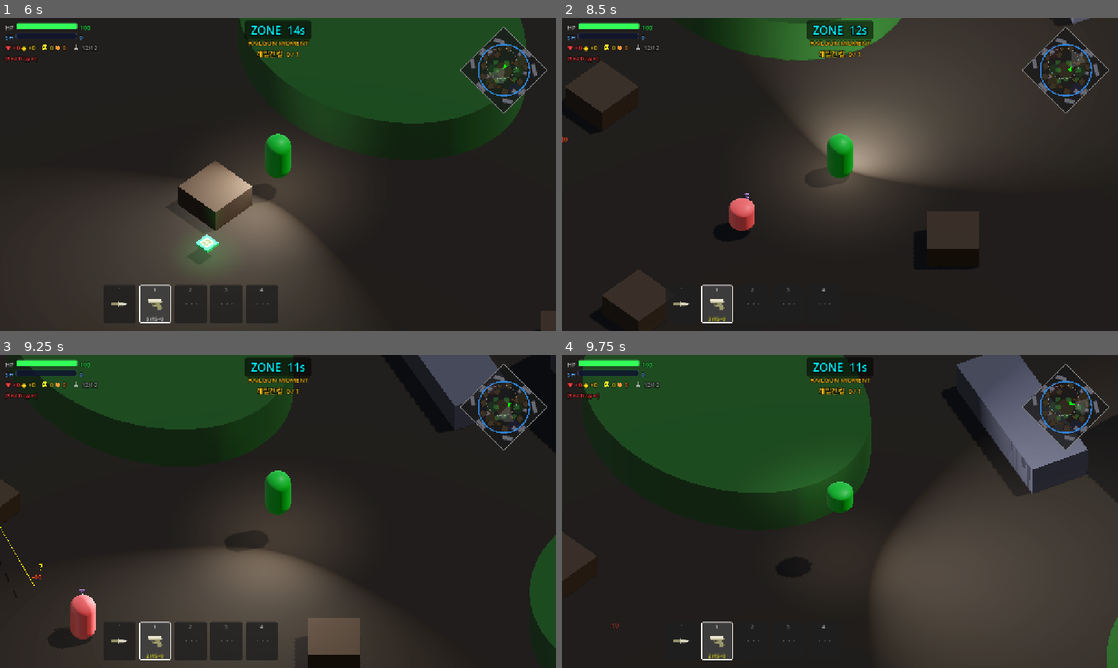
Above: before the commit, frames 1-4 (two rows, left to right).
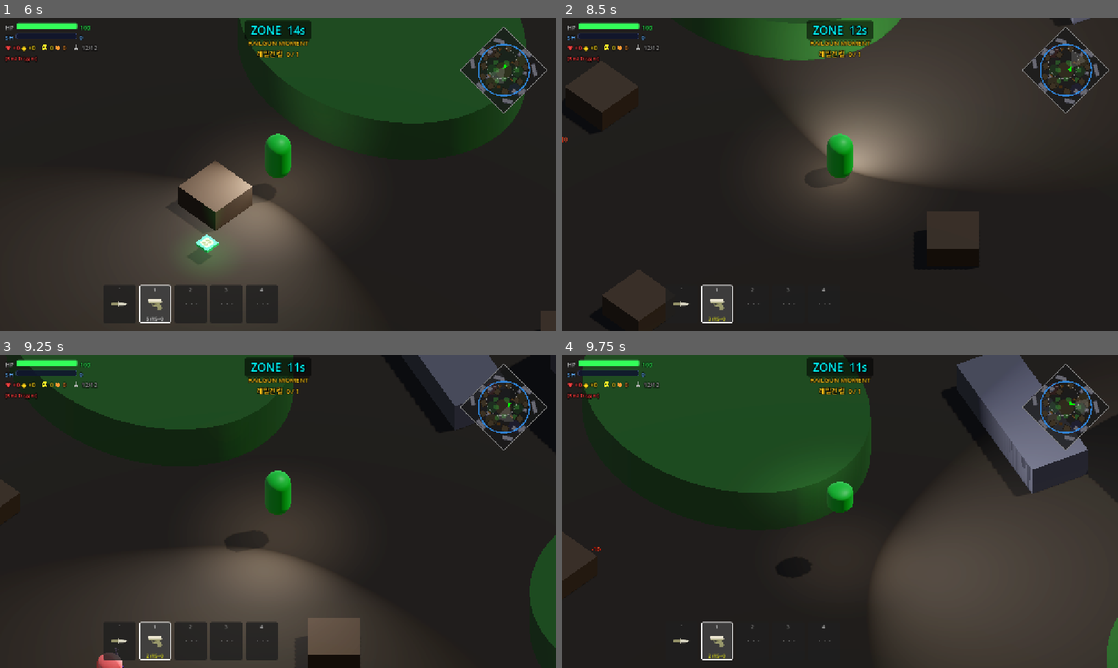
Above: after the commit, the same moments.

Repository: Kyulhee/battle-capsule
Game: Godot game, scene res://src/Main.tscn
Same seed, same stepped clock (60 frames per second), same inputs: the game is played once before the commit and once after it.
Inputs (mouse positions are in pixels of both pictures, inside the frame that each line leads up to):
- Up to frame 1 (6 s): click "START MATCH" at 0.5 s; click "START MATCH" at 1.25 s; click "쉬움" at 2 s; click "보통" at 2.75 s; click "어려움" at 3.5 s; click "지옥" at 4.25 s; click "RECORDS" at 5 s; click "선택" at 5.75 s
- Up to frame 2 (8.5 s): tap Enter at 6.5 s; move the mouse to (962, 158) at 6.52 s; hold D (ui_right) 6.53-7.28 s; tap Q (heal) at 6.6, 7.55, 8.1 s; click (962, 158) at 6.67 s; tap Space at 6.77, 7.52 s; move the mouse to (728, 190) at 7.27 s; hold S (ui_down) 7.28-8.03 s; click (728, 190) at 7.35 s; move the mouse to (895, 105) at 8.02 s; hold D (ui_right) from 8.03 s (still down)
- Up to frame 3 (9.25 s): move the mouse to (250, 574) at 8.77 s; release D (ui_right) at 8.78 s; hold W (ui_up) from 8.78 s (still down); tap F (interact) at 8.85 s; click (250, 574) at 8.92 s; tap Space at 9.02 s; tap Q (heal) at 9.05 s
- Up to frame 4 (9.75 s): move the mouse to (1006, 558) at 9.52 s; release W (ui_up) at 9.53 s; hold A (ui_left) from 9.53 s (still down); tap C at 9.6 s

Frame 1 is identical in both runs. In frame 2, 0.4% of the frame differs, in the area x 30-35%, y 56-68%; in frame 3, 0.8%, in the area x 0-23%, y 54-100%; in frame 4, less than 0.1%.

Commit message:
refactor: move mission descriptors to catalog

Diff:
--- a/src/core/MissionTracker.gd
+++ b/src/core/MissionTracker.gd
@@ -2,6 +2,7 @@
 class_name MissionTracker
 
 const MissionData = preload("res://src/core/MissionData.gd")
+const MissionCatalogScript = preload("res://src/systems/mission/MissionCatalog.gd")
 const PressureEffectCatalogScript = preload("res://src/core/PressureEffectCatalog.gd")
 const ACHIEVEMENTS_PATH = "user://achievements.json"
 
@@ -32,139 +33,25 @@
 }
 
 # 압박 미션 리워드/패널티 타입과 표시 문구는 PressureEffectCatalog.gd가 소유한다.
-
-# ── HARD_POOL 정의 ─────────────────────────────────────────────────────────
+# 미션/압박 디스크립터 목록은 MissionCatalog.gd가 소유한다.
+
+static func _pressure_condition_ids() -> Dictionary:
+	return {
+		"KILL": PressureCondition.KILL,
+		"NO_DAMAGE": PressureCondition.NO_DAMAGE,
+		"NO_HEAL": PressureCondition.NO_HEAL,
+		"ZONE_OUTSIDE_SEC": PressureCondition.ZONE_OUTSIDE_SEC,
+		"KILL_MELEE": PressureCondition.KILL_MELEE,
+		"SURVIVE_DETECTED_SEC": PressureCondition.SURVIVE_DETECTED_SEC,
+		"KILL_WHILE_ZONE_OUTSIDE": PressureCondition.KILL_WHILE_ZONE_OUTSIDE,
+		"KILL_LOW_HP": PressureCondition.KILL_LOW_HP,
+	}
+
 static func get_hard_pool() -> Array:
-	return [
-		{
-			"id": "h_kill", "title": "계약 킬", "description": "킬 1 달성",
-			"conditions": [{"type": PressureCondition.KILL, "target": 1}],
-			"reward":  [{"type": PressureEffectCatalogScript.AMMO_REFILL}],
-			"penalty": [{"type": PressureEffectCatalogScript.AMMO_CLEAR}],
-		},
-		{
-			"id": "h_no_heal", "title": "금욕", "description": "힐 사용 금지",
-			"conditions": [{"type": PressureCondition.NO_HEAL, "target": 0}],
-			"reward":  [{"type": PressureEffectCatalogScript.SHIELD_ADD, "amount": 50.0}],
-			"penalty": [{"type": PressureEffectCatalogScript.HEAL_PICKUP_BAN}],
-			"instant_fail_on_violation": true,
-		},
-		{
-			"id": "h_zone_dare", "title": "존 도전자", "description": "자기장 밖 5초 이상 체류",
-			"conditions": [{"type": PressureCondition.ZONE_OUTSIDE_SEC, "target": 5}],
-			"reward":  [{"type": PressureEffectCatalogScript.HP_RESTORE, "amount": 40.0}],
-			"penalty": [{"type": PressureEffectCatalogScript.HP_DAMAGE, "amount": 40.0}],
-		},
-		{
-			"id": "h_no_dmg", "title": "무결", "description": "피해 받지 않기",
-			"conditions": [{"type": PressureCondition.NO_DAMAGE, "target": 0}],
-			"reward":  [{"type": PressureEffectCatalogScript.SHIELD_ADD, "amount": 50.0}],
-			"penalty": [{"type": PressureEffectCatalogScript.HP_DAMAGE, "amount": 30.0}],
-		},
-		{
-			"id": "h_stealth_kill", "title": "은신 사냥", "description": "미탐지 상태로 킬 1",
-			"conditions": [{"type": PressureCondition.KILL, "target": 1, "modifier": "undetected"}],
-			"reward":  [{"type": PressureEffectCatalogScript.AMMO_REFILL}],
-			"penalty": [{"type": PressureEffectCatalogScript.ALL_BOTS_DETECT}],
-		},
-		{
-			"id": "h_melee_kill", "title": "칼잡이", "description": "칼로 킬 1",
-			"conditions": [{"type": PressureCondition.KILL_MELEE, "target": 1}],
-			"reward":  [{"type": PressureEffectCatalogScript.AMMO_REFILL}],
-			"penalty": [{"type": PressureEffectCatalogScript.AMMO_ACTIVE_CLEAR}],
-		},
-		{
-			"id": "h_target_practice", "title": "표적 생존", "description": "봇 2마리+ 감지 상태에서 10초 생존",
-			"conditions": [{"type": PressureCondition.SURVIVE_DETECTED_SEC, "target": 10}],
-			"reward":  [{"type": PressureEffectCatalogScript.HEAL_ADD, "count": 1}, {"type": PressureEffectCatalogScript.SHIELD_ADD, "amount": 30.0}],
-			"penalty": [{"type": PressureEffectCatalogScript.HP_DAMAGE, "amount": 20.0}],
-		},
-		{
-			"id": "h_zone_kill", "title": "경계선", "description": "자기장 밖에서 킬 1",
-			"conditions": [{"type": PressureCondition.KILL_WHILE_ZONE_OUTSIDE, "target": 1}],
-			"reward":  [{"type": PressureEffectCatalogScript.HP_RESTORE, "full": true}],
-			"penalty": [{"type": PressureEffectCatalogScript.HP_DAMAGE, "amount": 40.0}],
-		},
-	]
-
-# ── HELL_POOL 정의 ─────────────────────────────────────────────────────────
+	return MissionCatalogScript.pressure_hard_pool(_pressure_condition_ids())
+
 static func get_hell_pool() -> Array:
-	return [
-		# Hell-A: 조건 강화
-		{
-			"id": "ha_kill2", "title": "이중 계약", "description": "킬 2 달성",
-			"conditions": [{"type": PressureCondition.KILL, "target": 2}],
-			"reward":  [{"type": PressureEffectCatalogScript.RAILGUN_UNLIMITED, "stages": 1}],
-			"penalty": [{"type": PressureEffectCatalogScript.AMMO_CLEAR}, {"type": PressureEffectCatalogScript.HP_DAMAGE, "amount": 20.0}],
-		},
-		{
-			"id": "ha_no_heal_nodmg", "title": "완벽한 금욕", "description": "힐 금지 + 피해 0",
-			"conditions": [
-				{"type": PressureCondition.NO_HEAL, "target": 0},
-				{"type": PressureCondition.NO_DAMAGE, "target": 0},
-			],
-			"reward":  [{"type": PressureEffectCatalogScript.HP_RESTORE, "full": true}],
-			"penalty": [{"type": PressureEffectCatalogScript.HP_DAMAGE, "amount": 50.0}],
-			"instant_fail_on_violation": true,
-		},
-		{
-			"id": "ha_zone_dare_long", "title": "지옥 존", "description": "자기장 밖 10초 + 킬 1",
-			"conditions": [
-				{"type": PressureCondition.ZONE_OUTSIDE_SEC, "target": 10},
-				{"type": PressureCondition.KILL, "target": 1},
-			],
-			"reward":  [{"type": PressureEffectCatalogScript.HP_RESTORE, "full": true}, {"type": PressureEffectCatalogScript.SHIELD_ADD, "amount": 50.0}],
-			"penalty": [{"type": PressureEffectCatalogScript.HP_DAMAGE, "amount": 50.0}],
-		},
-		# Hell-B: 콤보 조건
-		{
-			"id": "hb_stealth_clean", "title": "완벽한 암살", "description": "미탐지 킬 1 + 피해 0",
-			"conditions": [
-				{"type": PressureCondition.KILL, "target": 1, "modifier": "undetected"},
-				{"type": PressureCondition.NO_DAMAGE, "target": 0},
-			],
-			"reward":  [{"type": PressureEffectCatalogScript.RAILGUN_UNLIMITED, "stages": 1}, {"type": PressureEffectCatalogScript.HEAL_ADD, "count": 2}],
-			"penalty": [{"type": PressureEffectCatalogScript.ALL_BOTS_DETECT}, {"type": PressureEffectCatalogScript.HP_DAMAGE, "amount": 30.0}],
-		},
-		{
-			"id": "hb_no_heal_2kill", "title": "금욕 학살", "description": "힐 금지 + 킬 2",
-			"conditions": [
-				{"type": PressureCondition.NO_HEAL, "target": 0},
-				{"type": PressureCondition.KILL, "target": 2},
-			],
-			"reward":  [{"type": PressureEffectCatalogScript.RAILGUN_UNLIMITED, "stages": 1}, {"type": PressureEffectCatalogScript.HEAL_ADD, "count": 3}],
-			"penalty": [{"type": PressureEffectCatalogScript.HEAL_CLEAR}, {"type": PressureEffectCatalogScript.HP_DAMAGE, "amount": 30.0}],
-			"instant_fail_on_violation": true,
-		},
-		{
-			"id": "hb_melee_nodmg", "title": "무적 칼잡이", "description": "칼 킬 1 + 피해 0",
-			"conditions": [
-				{"type": PressureCondition.KILL_MELEE, "target": 1},
-				{"type": PressureCondition.NO_DAMAGE, "target": 0},
-			],
-			"reward":  [{"type": PressureEffectCatalogScript.HP_RESTORE, "full": true}, {"type": PressureEffectCatalogScript.SHIELD_ADD, "amount": 50.0}],
-			"penalty": [{"type": PressureEffectCatalogScript.HP_DAMAGE, "amount": 40.0}],
-		},
-		# Hell-C: 특수 조건
-		{
-			"id": "hc_blood_pact", "title": "피의 계약", "description": "HP 30% 이하에서 킬 1",
-			"conditions": [{"type": PressureCondition.KILL_LOW_HP, "target": 1}],
-			"reward":  [{"type": PressureEffectCatalogScript.RAILGUN_UNLIMITED, "stages": 1}, {"type": PressureEffectCatalogScript.HP_RESTORE, "full": true}],
-			"penalty": [{"type": PressureEffectCatalogScript.HP_DAMAGE, "fraction": 0.5}],
-		},
-		{
-			"id": "hc_berserker", "title": "광전사", "description": "봇 3마리+ 감지 상태에서 킬 1",
-			"conditions": [{"type": PressureCondition.KILL, "target": 1, "modifier": "heavily_detected"}],
-			"reward":  [{"type": PressureEffectCatalogScript.RAILGUN_UNLIMITED, "stages": 1}, {"type": PressureEffectCatalogScript.HP_RESTORE, "full": true}],
-			"penalty": [{"type": PressureEffectCatalogScript.HP_DAMAGE, "amount": 50.0}],
-		},
-		{
-			"id": "hc_zone_massacre", "title": "존 바깥의 학살", "description": "자기장 밖에서 킬 2",
-			"conditions": [{"type": PressureCondition.KILL_WHILE_ZONE_OUTSIDE, "target": 2}],
-			"reward":  [{"type": PressureEffectCatalogScript.HP_RESTORE, "full": true}, {"type": PressureEffectCatalogScript.SHIELD_ADD, "amount": 50.0}, {"type": PressureEffectCatalogScript.HEAL_ADD, "count": 1}],
-			"penalty": [{"type": PressureEffectCatalogScript.HP_DAMAGE, "amount": 50.0}],
-		},
-	]
+	return MissionCatalogScript.pressure_hell_pool(_pressure_condition_ids())
 
 # ── 압박 미션 필터링 ────────────────────────────────────────────────────────
 static func filter_feasible(pool: Array, zone_stage: int, bot_alive: int) -> Array:
@@ -553,116 +440,6 @@
 	f.close()
 	return result if result is Dictionary else {}
 
-# ── 보너스 미션 목록 (기존 유지) ─────────────────────────────────────────
+# ── 보너스 미션 목록 ─────────────────────────────────────────────────────
 static func get_all_missions() -> Array:
-	var list: Array = []
-	var m: MissionData
-
-	m = MissionData.new()
-	m.id = "first_blood"; m.title = "FIRST BLOOD"
-	m.description = "이번 매치에서 1킬 이상 달성"
-	m.condition_type = MissionData.ConditionType.FIRST_KILL
-	m.target_value = 1; m.badge_label = "첫 피"; m.badge_color = Color(0.85, 0.15, 0.15)
-	list.append(m)
-
-	m = MissionData.new()
-	m.id = "clean_win"; m.title = "CLEAN WIN"
-	m.description = "HP 50% 이상으로 1등"
-	m.condition_type = MissionData.ConditionType.WIN_HIGH_HP
-	m.target_value = 50; m.badge_label = "무결"; m.badge_color = Color(0.2, 0.9, 0.3)
-	list.append(m)
-
-	m = MissionData.new()
-	m.id = "medic_run"; m.title = "MEDIC RUN"
-	m.description = "구급상자(◆) 3회 이상 사용 후 1등"
-	m.condition_type = MissionData.ConditionType.WIN_WITH_HEALS
-	m.target_value = 3; m.badge_label = "메딕"; m.badge_color = Color(0.9, 0.9, 0.2)
-	list.append(m)
-
-	m = MissionData.new()
-	m.id = "scavenger"; m.title = "SCAVENGER"
-	m.description = "피스톨·AR·샷건·레일건으로 각각 1킬 이상 달성"
-	m.condition_type = MissionData.ConditionType.KILL_WITH_ALL_WEAPONS
-	m.score_bonus = 1000; m.badge_label = "약탈자"; m.badge_color = Color(0.7, 0.5, 0.2)
-	list.append(m)
-
-	m = MissionData.new()
-	m.id = "survivor"; m.title = "SURVIVOR"
-	m.description = "킬 없이 90초 이상 생존"
-	m.condition_type = MissionData.ConditionType.SURVIVE_NO_KILLS
-	m.target_value = 90; m.badge_label = "생존자"; m.badge_color = Color(0.3, 0.7, 0.9)
-	list.append(m)
-
-	m = MissionData.new()
-	m.id = "pistol_only"; m.title = "PISTOL ONLY"
-	m.description = "권총만 사용해서 1등"
-	m.condition_type = MissionData.ConditionType.WIN_PISTOL_ONLY
-	m.target_value = 1; m.badge_label = "권총왕"; m.badge_color = Color(0.6, 0.6, 0.9)
-	list.append(m)
-
-	m = MissionData.new()
-	m.id = "knife_finish"; m.title = "KNIFE FINISH"
-	m.description = "마지막 킬을 칼로 끝내고 1등"
-	m.condition_type = MissionData.ConditionType.KILL_LAST_WITH_MELEE
-	m.target_value = 1; m.badge_label = "칼잡이"; m.badge_color = Color(0.8, 0.3, 0.5)
-	list.append(m)
-
-	m = MissionData.new()
-	m.id = "shotgun_rush"; m.title = "SHOTGUN RUSH"
-	m.description = "샷건으로 3킬 이상"
-	m.condition_type = MissionData.ConditionType.KILLS_WITH_WEAPON
-	m.target_value = 3; m.weapon_filter = "shotgun"
-	m.badge_label = "산탄"; m.badge_color = Color(0.9, 0.5, 0.1)
-	list.append(m)
-
-	m = MissionData.new()
-	m.id = "railgun_moment"; m.title = "RAILGUN MOMENT"
-	m.description = "레일건으로 1킬 이상"
-	m.condition_type = MissionData.ConditionType.KILLS_WITH_WEAPON
-	m.target_value = 1; m.weapon_filter = "railgun"
-	m.badge_label = "레일"; m.badge_color = Color(0.2, 0.8, 0.9)
-	list.append(m)
-
-	m = MissionData.new()
-	m.id = "bush_hunter"; m.title = "BUSH HUNTER"
-	m.description = "수풀 안/근처에서 2킬 이상"
-	m.condition_type = MissionData.ConditionType.KILL_IN_BUSH
-	m.target_value = 2; m.badge_label = "덤불"; m.badge_color = Color(0.2, 0.6, 0.2)
-	list.append(m)
-
-	m = MissionData.new()
-	m.id = "zone_walker"; m.title = "ZONE WALKER"
-	m.description = "자기장 밖에서 10초 이상 버티고 1등"
-	m.condition_type = MissionData.ConditionType.WIN_AFTER_ZONE_OUTSIDE
-	m.target_value = 10; m.badge_label = "존워커"; m.badge_color = Color(0.8, 0.2, 0.9)
-	list.append(m)
-
-	m = MissionData.new()
-	m.id = "supply_thief"; m.title = "SUPPLY THIEF"
-	m.description = "보급 캡슐 근처(12m)에서 1킬 이상"
-	m.condition_type = MissionData.ConditionType.KILL_NEAR_SUPPLY
-	m.target_value = 1; m.badge_label = "약탈"; m.badge_color = Color(0.9, 0.8, 0.1)
-	list.append(m)
-
-	m = MissionData.new()
-	m.id = "ambush"; m.title = "AMBUSH"
-	m.description = "봇이 인식하기 전(awareness < 1.0)에 1킬 이상"
-	m.condition_type = MissionData.ConditionType.KILL_UNDETECTED
-	m.target_value = 1; m.badge_label = "매복"; m.badge_color = Color(0.15, 0.15, 0.7)
-	list.append(m)
-
-	m = MissionData.new()
-	m.id = "outnumbered"; m.title = "OUTNUMBERED"
-	m.description = "봇 2명 이상 감지 상태에서 1킬 이상"
-	m.condition_type = MissionData.ConditionType.KILL_WHILE_DETECTED
-	m.target_value = 1; m.badge_label = "다굴"; m.badge_color = Color(0.9, 0.3, 0.2)
-	list.append(m)
-
-	m = MissionData.new()
-	m.id = "one_slot_run"; m.title = "ONE SLOT RUN"
-	m.description = "총기 슬롯 1개 이하만 사용하고 1등"
-	m.condition_type = MissionData.ConditionType.WIN_ONE_SLOT
-	m.score_bonus = 800; m.badge_label = "미니멀"; m.badge_color = Color(0.85, 0.85, 0.85)
-	list.append(m)
-
-	return list
+	return MissionCatalogScript.bonus_missions()
--- /dev/null
+++ b/src/systems/mission/MissionCatalog.gd
@@ -0,0 +1,249 @@
+extends RefCounted
+class_name MissionCatalog
+
+const MissionDataScript = preload("res://src/core/MissionData.gd")
+const PressureEffectCatalogScript = preload("res://src/core/PressureEffectCatalog.gd")
+
+
+static func pressure_hard_pool(condition: Dictionary) -> Array:
+	return [
+		{
+			"id": "h_kill", "title": "계약 킬", "description": "킬 1 달성",
+			"conditions": [{"type": condition["KILL"], "target": 1}],
+			"reward":  [{"type": PressureEffectCatalogScript.AMMO_REFILL}],
+			"penalty": [{"type": PressureEffectCatalogScript.AMMO_CLEAR}],
+		},
+		{
+			"id": "h_no_heal", "title": "금욕", "description": "힐 사용 금지",
+			"conditions": [{"type": condition["NO_HEAL"], "target": 0}],
+			"reward":  [{"type": PressureEffectCatalogScript.SHIELD_ADD, "amount": 50.0}],
+			"penalty": [{"type": PressureEffectCatalogScript.HEAL_PICKUP_BAN}],
+			"instant_fail_on_violation": true,
+		},
+		{
+			"id": "h_zone_dare", "title": "존 도전자", "description": "자기장 밖 5초 이상 체류",
+			"conditions": [{"type": condition["ZONE_OUTSIDE_SEC"], "target": 5}],
+			"reward":  [{"type": PressureEffectCatalogScript.HP_RESTORE, "amount": 40.0}],
+			"penalty": [{"type": PressureEffectCatalogScript.HP_DAMAGE, "amount": 40.0}],
+		},
+		{
+			"id": "h_no_dmg", "title": "무결", "description": "피해 받지 않기",
+			"conditions": [{"type": condition["NO_DAMAGE"], "target": 0}],
+			"reward":  [{"type": PressureEffectCatalogScript.SHIELD_ADD, "amount": 50.0}],
+			"penalty": [{"type": PressureEffectCatalogScript.HP_DAMAGE, "amount": 30.0}],
+		},
+		{
+			"id": "h_stealth_kill", "title": "은신 사냥", "description": "미탐지 상태로 킬 1",
+			"conditions": [{"type": condition["KILL"], "target": 1, "modifier": "undetected"}],
+			"reward":  [{"type": PressureEffectCatalogScript.AMMO_REFILL}],
+			"penalty": [{"type": PressureEffectCatalogScript.ALL_BOTS_DETECT}],
+		},
+		{
+			"id": "h_melee_kill", "title": "칼잡이", "description": "칼로 킬 1",
+			"conditions": [{"type": condition["KILL_MELEE"], "target": 1}],
+			"reward":  [{"type": PressureEffectCatalogScript.AMMO_REFILL}],
+			"penalty": [{"type": PressureEffectCatalogScript.AMMO_ACTIVE_CLEAR}],
+		},
+		{
+			"id": "h_target_practice", "title": "표적 생존", "description": "봇 2마리+ 감지 상태에서 10초 생존",
+			"conditions": [{"type": condition["SURVIVE_DETECTED_SEC"], "target": 10}],
+			"reward":  [{"type": PressureEffectCatalogScript.HEAL_ADD, "count": 1}, {"type": PressureEffectCatalogScript.SHIELD_ADD, "amount": 30.0}],
+			"penalty": [{"type": PressureEffectCatalogScript.HP_DAMAGE, "amount": 20.0}],
+		},
+		{
+			"id": "h_zone_kill", "title": "경계선", "description": "자기장 밖에서 킬 1",
+			"conditions": [{"type": condition["KILL_WHILE_ZONE_OUTSIDE"], "target": 1}],
+			"reward":  [{"type": PressureEffectCatalogScript.HP_RESTORE, "full": true}],
+			"penalty": [{"type": PressureEffectCatalogScript.HP_DAMAGE, "amount": 40.0}],
+		},
+	]
+
+
+static func pressure_hell_pool(condition: Dictionary) -> Array:
+	return [
+		{
+			"id": "ha_kill2", "title": "이중 계약", "description": "킬 2 달성",
+			"conditions": [{"type": condition["KILL"], "target": 2}],
+			"reward":  [{"type": PressureEffectCatalogScript.RAILGUN_UNLIMITED, "stages": 1}],
+			"penalty": [{"type": PressureEffectCatalogScript.AMMO_CLEAR}, {"type": PressureEffectCatalogScript.HP_DAMAGE, "amount": 20.0}],
+		},
+		{
+			"id": "ha_no_heal_nodmg", "title": "완벽한 금욕", "description": "힐 금지 + 피해 0",
+			"conditions": [
+				{"type": condition["NO_HEAL"], "target": 0},
+				{"type": condition["NO_DAMAGE"], "target": 0},
+			],
+			"reward":  [{"type": PressureEffectCatalogScript.HP_RESTORE, "full": true}],
+			"penalty": [{"type": PressureEffectCatalogScript.HP_DAMAGE, "amount": 50.0}],
+			"instant_fail_on_violation": true,
+		},
+		{
+			"id": "ha_zone_dare_long", "title": "지옥 존", "description": "자기장 밖 10초 + 킬 1",
+			"conditions": [
+				{"type": condition["ZONE_OUTSIDE_SEC"], "target": 10},
+				{"type": condition["KILL"], "target": 1},
+			],
+			"reward":  [{"type": PressureEffectCatalogScript.HP_RESTORE, "full": true}, {"type": PressureEffectCatalogScript.SHIELD_ADD, "amount": 50.0}],
+			"penalty": [{"type": PressureEffectCatalogScript.HP_DAMAGE, "amount": 50.0}],
+		},
+		{
+			"id": "hb_stealth_clean", "title": "완벽한 암살", "description": "미탐지 킬 1 + 피해 0",
+			"conditions": [
+				{"type": condition["KILL"], "target": 1, "modifier": "undetected"},
+				{"type": condition["NO_DAMAGE"], "target": 0},
+			],
+			"reward":  [{"type": PressureEffectCatalogScript.RAILGUN_UNLIMITED, "stages": 1}, {"type": PressureEffectCatalogScript.HEAL_ADD, "count": 2}],
+			"penalty": [{"type": PressureEffectCatalogScript.ALL_BOTS_DETECT}, {"type": PressureEffectCatalogScript.HP_DAMAGE, "amount": 30.0}],
+		},
+		{
+			"id": "hb_no_heal_2kill", "title": "금욕 학살", "description": "힐 금지 + 킬 2",
+			"conditions": [
+				{"type": condition["NO_HEAL"], "target": 0},
+				{"type": condition["KILL"], "target": 2},
+			],
+			"reward":  [{"type": PressureEffectCatalogScript.RAILGUN_UNLIMITED, "stages": 1}, {"type": PressureEffectCatalogScript.HEAL_ADD, "count": 3}],
+			"penalty": [{"type": PressureEffectCatalogScript.HEAL_CLEAR}, {"type": PressureEffectCatalogScript.HP_DAMAGE, "amount": 30.0}],
+			"instant_fail_on_violation": true,
+		},
+		{
+			"id": "hb_melee_nodmg", "title": "무적 칼잡이", "description": "칼 킬 1 + 피해 0",
+			"conditions": [
+				{"type": condition["KILL_MELEE"], "target": 1},
+				{"type": condition["NO_DAMAGE"], "target": 0},
+			],
+			"reward":  [{"type": PressureEffectCatalogScript.HP_RESTORE, "full": true}, {"type": PressureEffectCatalogScript.SHIELD_ADD, "amount": 50.0}],
+			"penalty": [{"type": PressureEffectCatalogScript.HP_DAMAGE, "amount": 40.0}],
+		},
+		{
+			"id": "hc_blood_pact", "title": "피의 계약", "description": "HP 30% 이하에서 킬 1",
+			"conditions": [{"type": condition["KILL_LOW_HP"], "target": 1}],
+			"reward":  [{"type": PressureEffectCatalogScript.RAILGUN_UNLIMITED, "stages": 1}, {"type": PressureEffectCatalogScript.HP_RESTORE, "full": true}],
+			"penalty": [{"type": PressureEffectCatalogScript.HP_DAMAGE, "fraction": 0.5}],
+		},
+		{
+			"id": "hc_berserker", "title": "광전사", "description": "봇 3마리+ 감지 상태에서 킬 1",
+			"conditions": [{"type": condition["KILL"], "target": 1, "modifier": "heavily_detected"}],
+			"reward":  [{"type": PressureEffectCatalogScript.RAILGUN_UNLIMITED, "stages": 1}, {"type": PressureEffectCatalogScript.HP_RESTORE, "full": true}],
+			"penalty": [{"type": PressureEffectCatalogScript.HP_DAMAGE, "amount": 50.0}],
+		},
+		{
+			"id": "hc_zone_massacre", "title": "존 바깥의 학살", "description": "자기장 밖에서 킬 2",
+			"conditions": [{"type": condition["KILL_WHILE_ZONE_OUTSIDE"], "target": 2}],
+			"reward":  [{"type": PressureEffectCatalogScript.HP_RESTORE, "full": true}, {"type": PressureEffectCatalogScript.SHIELD_ADD, "amount": 50.0}, {"type": PressureEffectCatalogScript.HEAL_ADD, "count": 1}],
+			"penalty": [{"type": PressureEffectCatalogScript.HP_DAMAGE, "amount": 50.0}],
+		},
+	]
+
+
+static func bonus_missions() -> Array:
+	var list: Array = []
+	var m
+
+	m = MissionDataScript.new()
+	m.id = "first_blood"; m.title = "FIRST BLOOD"
+	m.description = "이번 매치에서 1킬 이상 달성"
+	m.condition_type = MissionDataScript.ConditionType.FIRST_KILL
+	m.target_value = 1; m.badge_label = "첫 피"; m.badge_color = Color(0.85, 0.15, 0.15)
+	list.append(m)
+
+	m = MissionDataScript.new()
+	m.id = "clean_win"; m.title = "CLEAN WIN"
+	m.description = "HP 50% 이상으로 1등"
+	m.condition_type = MissionDataScript.ConditionType.WIN_HIGH_HP
+	m.target_value = 50; m.badge_label = "무결"; m.badge_color = Color(0.2, 0.9, 0.3)
+	list.append(m)
+
+	m = MissionDataScript.new()
+	m.id = "medic_run"; m.title = "MEDIC RUN"
+	m.description = "구급상자(◆) 3회 이상 사용 후 1등"
+	m.condition_type = MissionDataScript.ConditionType.WIN_WITH_HEALS
+	m.target_value = 3; m.badge_label = "메딕"; m.badge_color = Color(0.9, 0.9, 0.2)
+	list.append(m)
+
+	m = MissionDataScript.new()
+	m.id = "scavenger"; m.title = "SCAVENGER"
+	m.description = "피스톨·AR·샷건·레일건으로 각각 1킬 이상 달성"
+	m.condition_type = MissionDataScript.ConditionType.KILL_WITH_ALL_WEAPONS
+	m.score_bonus = 1000; m.badge_label = "약탈자"; m.badge_color = Color(0.7, 0.5, 0.2)
+	list.append(m)
+
+	m = MissionDataScript.new()
+	m.id = "survivor"; m.title = "SURVIVOR"
+	m.description = "킬 없이 90초 이상 생존"
+	m.condition_type = MissionDataScript.ConditionType.SURVIVE_NO_KILLS
+	m.target_value = 90; m.badge_label = "생존자"; m.badge_color = Color(0.3, 0.7, 0.9)
+	list.append(m)
+
+	m = MissionDataScript.new()
+	m.id = "pistol_only"; m.title = "PISTOL ONLY"
+	m.description = "권총만 사용해서 1등"
+	m.condition_type = MissionDataScript.ConditionType.WIN_PISTOL_ONLY
+	m.target_value = 1; m.badge_label = "권총왕"; m.badge_color = Color(0.6, 0.6, 0.9)
+	list.append(m)
+
+	m = MissionDataScript.new()
+	m.id = "knife_finish"; m.title = "KNIFE FINISH"
+	m.description = "마지막 킬을 칼로 끝내고 1등"
+	m.condition_type = MissionDataScript.ConditionType.KILL_LAST_WITH_MELEE
+	m.target_value = 1; m.badge_label = "칼잡이"; m.badge_color = Color(0.8, 0.3, 0.5)
+	list.append(m)
+
+	m = MissionDataScript.new()
+	m.id = "shotgun_rush"; m.title = "SHOTGUN RUSH"
+	m.description = "샷건으로 3킬 이상"
+	m.condition_type = MissionDataScript.ConditionType.KILLS_WITH_WEAPON
+	m.target_value = 3; m.weapon_filter = "shotgun"
+	m.badge_label = "산탄"; m.badge_color = Color(0.9, 0.5, 0.1)
+	list.append(m)
+
+	m = MissionDataScript.new()
+	m.id = "railgun_moment"; m.title = "RAILGUN MOMENT"
+	m.description = "레일건으로 1킬 이상"
+	m.condition_type = MissionDataScript.ConditionType.KILLS_WITH_WEAPON
+	m.target_value = 1; m.weapon_filter = "railgun"
+	m.badge_label = "레일"; m.badge_color = Color(0.2, 0.8, 0.9)
+	list.append(m)
+
+	m = MissionDataScript.new()
+	m.id = "bush_hunter"; m.title = "BUSH HUNTER"
+	m.description = "수풀 안/근처에서 2킬 이상"
+	m.condition_type = MissionDataScript.ConditionType.KILL_IN_BUSH
+	m.target_value = 2; m.badge_label = "덤불"; m.badge_color = Color(0.2, 0.6, 0.2)
+	list.append(m)
+
+	m = MissionDataScript.new()
+	m.id = "zone_walker"; m.title = "ZONE WALKER"
+	m.description = "자기장 밖에서 10초 이상 버티고 1등"
+	m.condition_type = MissionDataScript.ConditionType.WIN_AFTER_ZONE_OUTSIDE
+	m.target_value = 10; m.badge_label = "존워커"; m.badge_color = Color(0.8, 0.2, 0.9)
+	list.append(m)
+
+	m = MissionDataScript.new()
+	m.id = "supply_thief"; m.title = "SUPPLY THIEF"
+	m.description = "보급 캡슐 근처(12m)에서 1킬 이상"
+	m.condition_type = MissionDataScript.ConditionType.KILL_NEAR_SUPPLY
+	m.target_value = 1; m.badge_label = "약탈"; m.badge_color = Color(0.9, 0.8, 0.1)
+	list.append(m)
+
+	m = MissionDataScript.new()
+	m.id = "ambush"; m.title = "AMBUSH"
+	m.description = "봇이 인식하기 전(awareness < 1.0)에 1킬 이상"
+	m.condition_type = MissionDataScript.ConditionType.KILL_UNDETECTED
+	m.target_value = 1; m.badge_label = "매복"; m.badge_color = Color(0.15, 0.15, 0.7)
+	list.append(m)
+
+	m = MissionDataScript.new()
+	m.id = "outnumbered"; m.title = "OUTNUMBERED"
+	m.description = "봇 2명 이상 감지 상태에서 1킬 이상"
+	m.condition_type = MissionDataScript.ConditionType.KILL_WHILE_DETECTED
+	m.target_value = 1; m.badge_label = "다굴"; m.badge_color = Color(0.9, 0.3, 0.2)
+	list.append(m)
+
+	m = MissionDataScript.new()
+	m.id = "one_slot_run"; m.title = "ONE SLOT RUN"
+	m.description = "총기 슬롯 1개 이하만 사용하고 1등"
+	m.condition_type = MissionDataScript.ConditionType.WIN_ONE_SLOT
+	m.score_bonus = 800; m.badge_label = "미니멀"; m.badge_color = Color(0.85, 0.85, 0.85)
+	list.append(m)
+
+	return list
Not shown, changed: docs/ARCHITECTURE.md
Not shown, changed: docs/DEVLOG.md
Not shown, changed: docs/IMPACT_MAP.md
Not shown, changed: docs/MASTERPLAN.md
Not shown, changed: docs/devlog/v1.11.md
